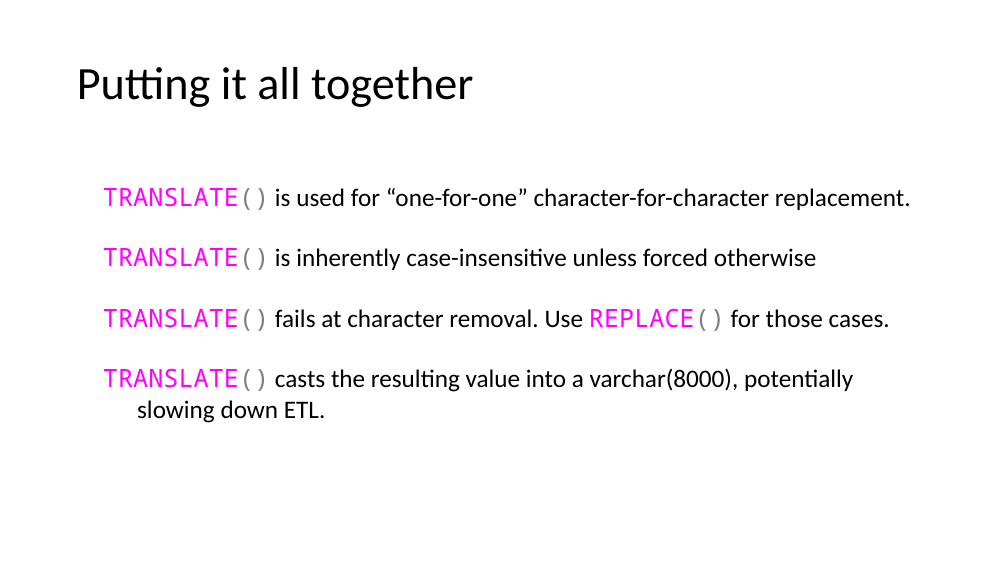
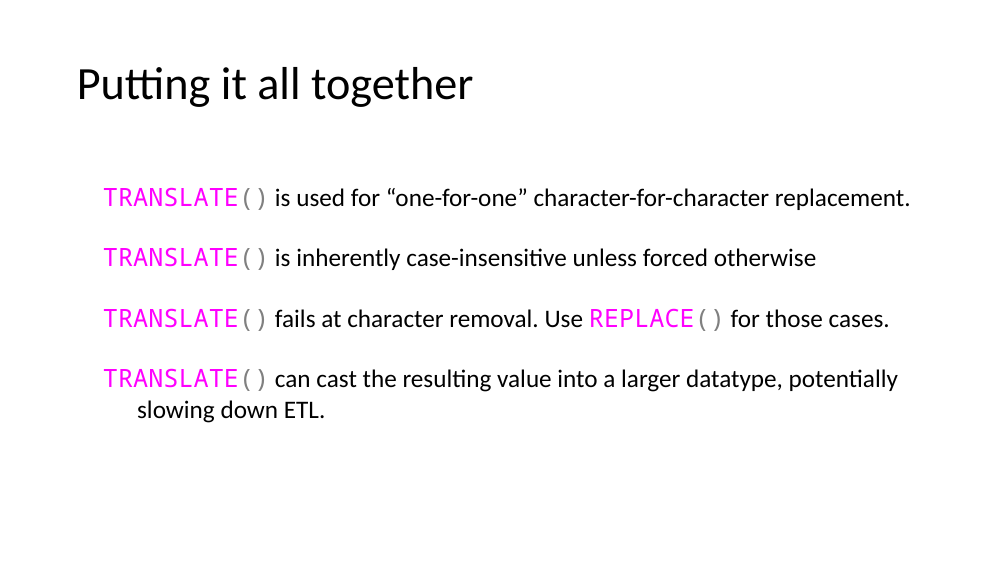
Before and after one commit to jbfoushee/MyPresentations, a slide deck: slide 23 of TSQL_Translate_Operator/TSQL Translate.pptx. Drawn at 1008x567 pixels with LibreOffice and Linux fonts; fonts in the diff are those of the drawing. Boxes give left, top, right and bottom in pixels: in the first picture for what was removed or moved away, otherwise in the second. Text is boxed around its words. In the diff, an @@ line names an element or a change of style, - is before the commit and + after.

Commit message:
wanted to check on TRANSLATE vs varchar(max). updated slides

```diff
--- a/TSQL_Translate_Operator/TSQL Translate.pptx
+++ b/TSQL_Translate_Operator/TSQL Translate.pptx
@@ text at (103, 368, 898, 392): text changed @@
-TRANSLATE() casts the resulting value into a varchar(8000), potentially
+TRANSLATE() can cast the resulting value into a larger datatype, potentially
```
Also in this commit, not shown: 1 other slide changed, 2 other files.
